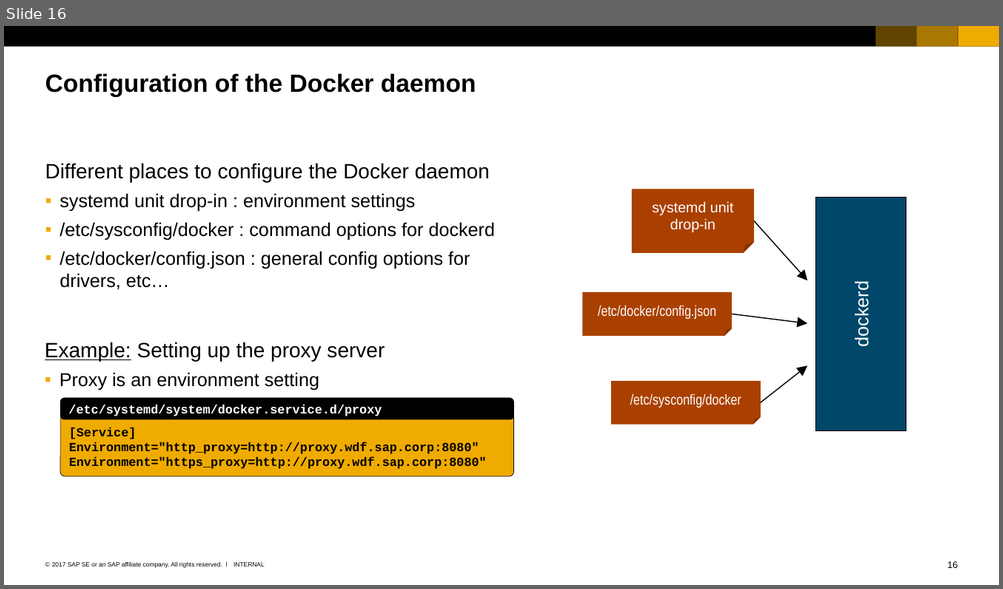
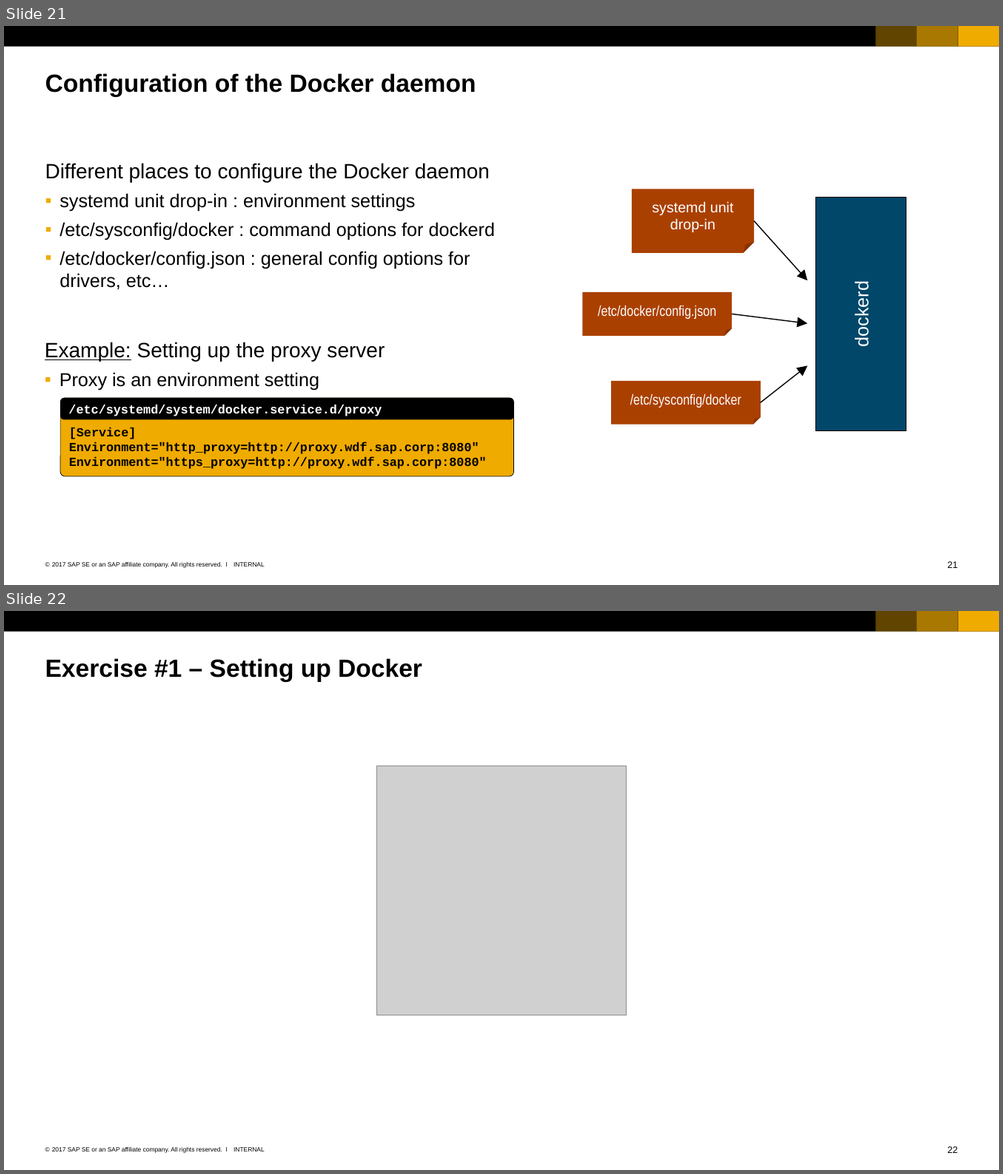
Before and after one commit to cuijiyao01/docker-k8s-training, a slide deck: docker/02_Members_of_docker_universe.pptx. Shown one above the other, each under a label of ours: slide 16 before the commit, slides 21 and 22 after it. The pictures are 1003x589 and 1003x1174 pixels, drawn with LibreOffice and Linux fonts; fonts in the diff are those of the drawing; grey boxes stand for pictures. Boxes give left, top, right and bottom in pixels: in the first picture for what was removed or moved away, otherwise in the second. Text is boxed around its words. In the diff, an @@ line names an element or a change of style, - is before the commit and + after.

Commit message:
added demo & exercise markers

```diff
--- a/docker/02_Members_of_docker_universe.pptx
+++ b/docker/02_Members_of_docker_universe.pptx
@@ slide 22 added at [4,611,999,1170], background #FFFFFF; not listed: 7 template elements that a slide beside it also shows @@
@@ title added at [45,658,422,682], 24 pt, text #000000, bold @@
+Exercise #1 – Setting up Docker
@@ picture added at [377,766,626,1015] @@
@@ what was slide 16 is now slide 21 @@
@@ page number at [947,562,957,568]: text changed @@
-16
+21
```
Also in this commit, not shown: 5 other slides added.
